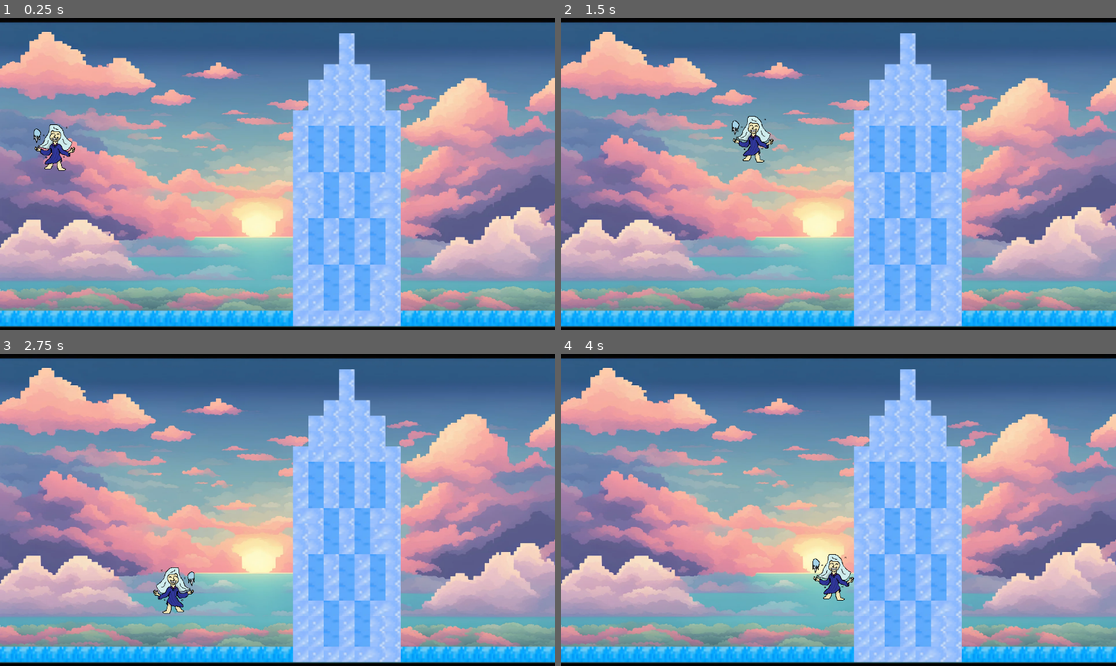
Above: before the commit, frames 1-4 (two rows, left to right).
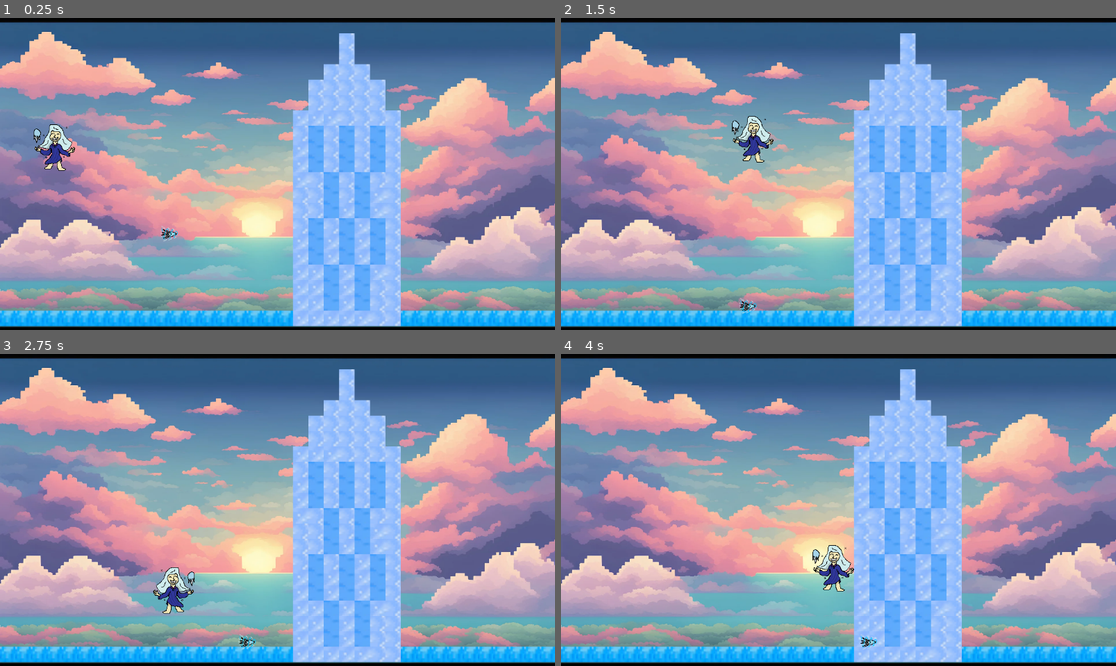
Above: after the commit, the same moments.

Repository: milesmercer04/hackathon-2024
Game: Godot game, scene res://main.tscn
Two runs of this game, one before a commit and one after it. Both use one fixed random seed, a clock stepped at 60 frames per second and the inputs below.
Inputs:
- Up to frame 1 (0.25 s): no input
- Up to frame 2 (1.5 s): tap Enter (ui_accept) at 0.5, 0.77 s; hold Right (ui_right) from 0.53 s (still down)
- Up to frame 3 (2.75 s): tap Enter (ui_accept) at 1.52 s; release Right (ui_right) at 2.03 s; hold Left (ui_left) from 2.03 s (still down)
- Up to frame 4 (4 s): release Left (ui_left) at 2.78 s; hold Right (ui_right) from 2.78 s (still down); tap Enter (ui_accept) at 3.02, 3.77 s

The runs differ from the first frame. In frame 1, less than 0.1% of the frame differs, in the area x 28-33%, y 66-72%; in frame 2, less than 0.1%; in frame 3, less than 0.1%; in frame 4, 0.8%, in the area x 45-57%, y 61-95%.

Commit message:
Renamed some things and midway through making ice bolts!

Diff:
--- a/global-colding/Sub-scenes/main_character.tscn
+++ b/global-colding/Sub-scenes/Characters/main_character.tscn
@@ -1,12 +1,12 @@
 [gd_scene load_steps=4 format=3 uid="uid://qlm1pr0ysi5f"]
 
-[ext_resource type="Script" path="res://Sub-scenes/main_character.gd" id="1_5lp5y"]
+[ext_resource type="Script" path="res://Sub-scenes/Characters/player_movement.gd" id="1_5lp5y"]
 [ext_resource type="Texture2D" uid="uid://bp03fmv2tc7v" path="res://Sprites/controllable_girl.png" id="1_a5q7g"]
 
 [sub_resource type="RectangleShape2D" id="RectangleShape2D_4nl5q"]
 size = Vector2(88, 96)
 
-[node name="CharacterBody2D" type="CharacterBody2D"]
+[node name="Player Character" type="CharacterBody2D"]
 script = ExtResource("1_5lp5y")
 
 [node name="Sprite2D" type="Sprite2D" parent="."]
--- /dev/null
+++ b/global-colding/Sub-scenes/Ice Bolt/ice_bolt.tscn
@@ -0,0 +1,18 @@
+[gd_scene load_steps=4 format=3 uid="uid://dfr2n8frwho3t"]
+
+[ext_resource type="Script" path="res://Sub-scenes/Ice Bolt/ice_bolt_movement.gd" id="1_gs0rv"]
+[ext_resource type="Texture2D" uid="uid://m2eade7bd48h" path="res://Sprites/Ice Bolt.png" id="2_lavtf"]
+
+[sub_resource type="RectangleShape2D" id="RectangleShape2D_kjjfe"]
+size = Vector2(32, 19)
+
+[node name="Ice Bolt" type="RigidBody2D"]
+script = ExtResource("1_gs0rv")
+
+[node name="CollisionShape2D" type="CollisionShape2D" parent="."]
+position = Vector2(-1, -2.5)
+shape = SubResource("RectangleShape2D_kjjfe")
+
+[node name="IceBolt" type="Sprite2D" parent="."]
+texture_filter = 1
+texture = ExtResource("2_lavtf")
--- /dev/null
+++ b/global-colding/Sub-scenes/Ice Bolt/ice_bolt_movement.gd
@@ -0,0 +1,14 @@
+extends RigidBody2D
+
+const SPEED = 100
+var velocity = Vector2()
+
+# Called when the node enters the scene tree for the first time.
+func _ready() -> void:
+	pass # Replace with function body.
+
+
+# Called every frame. 'delta' is the elapsed time since the previous frame.
+func _physics_process(delta: float) -> void:
+	velocity.x = SPEED * delta
+	translate(velocity)
--- a/global-colding/main.tscn
+++ b/global-colding/main.tscn
@@ -1,8 +1,9 @@
-[gd_scene load_steps=6 format=4 uid="uid://dh4lyrryrxi4g"]
+[gd_scene load_steps=7 format=4 uid="uid://dh4lyrryrxi4g"]
 
 [ext_resource type="Texture2D" uid="uid://b8lsv7gwmsgwr" path="res://Backgrounds/aHR0cHM6Ly9iLnN0YWJsZWNvZy5jb20vY2I0YTI3YWEtZmQ2NC00N2M4LTgwOWUtNDg4YTc1NDA1M2U3LmpwZWc.png" id="1_qws2s"]
 [ext_resource type="Texture2D" uid="uid://cwxrpxplxc7b0" path="res://Backgrounds/terrain.png" id="2_ii44a"]
-[ext_resource type="PackedScene" uid="uid://qlm1pr0ysi5f" path="res://Sub-scenes/main_character.tscn" id="3_5hdnr"]
+[ext_resource type="PackedScene" uid="uid://qlm1pr0ysi5f" path="res://Sub-scenes/Characters/main_character.tscn" id="3_5hdnr"]
+[ext_resource type="PackedScene" uid="uid://dfr2n8frwho3t" path="res://Sub-scenes/Ice Bolt/ice_bolt.tscn" id="4_iqfx8"]
 
 [sub_resource type="TileSetAtlasSource" id="TileSetAtlasSource_duos4"]
 texture = ExtResource("2_ii44a")
@@ -2448,5 +2449,8 @@
 tile_map_data = PackedByteArray("AAATABMAAAANABUAAAATABIAAAANABUAAAATABEAAAANABUAAAATABAAAAANABUAAAATAA8AAAANABUAAAATAA …(2192 unchanged characters)…
 tile_set = SubResource("TileSet_jeibn")
 
-[node name="CharacterBody2D" parent="." instance=ExtResource("3_5hdnr")]
+[node name="Player Character" parent="." instance=ExtResource("3_5hdnr")]
 position = Vector2(117, 240)
+
+[node name="Ice Bolt" parent="." instance=ExtResource("4_iqfx8")]
+position = Vector2(349, 423)
Renamed: global-colding/Sub-scenes/main_character.gd -> global-colding/Sub-scenes/Characters/player_movement.gd
